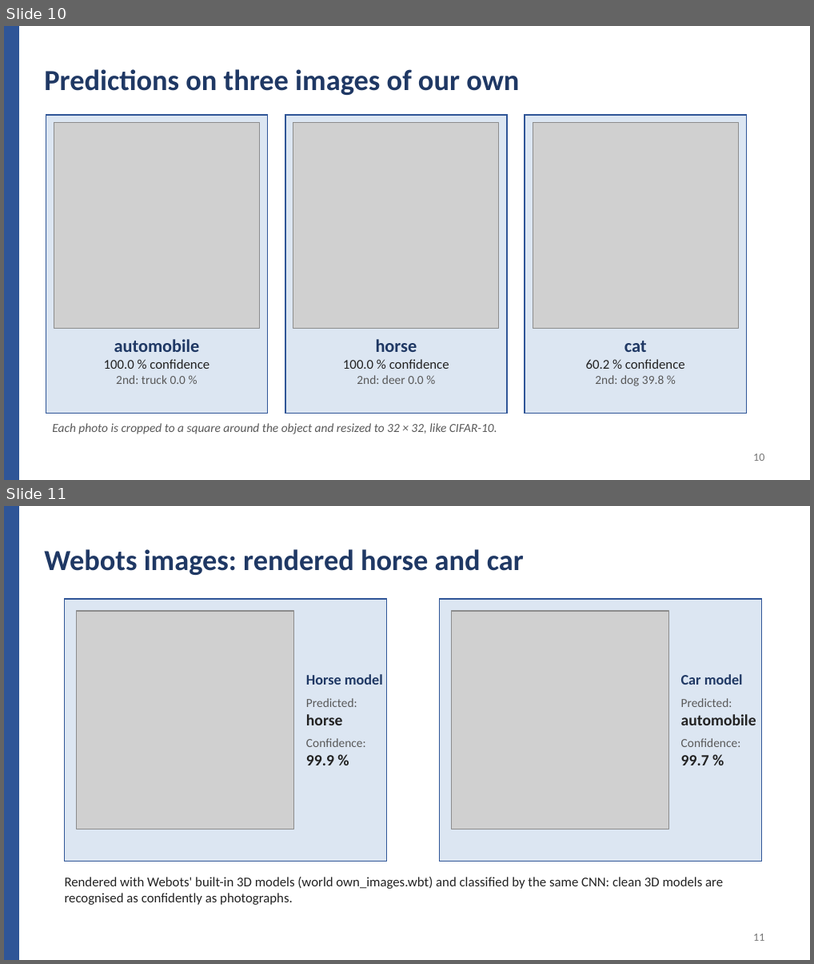
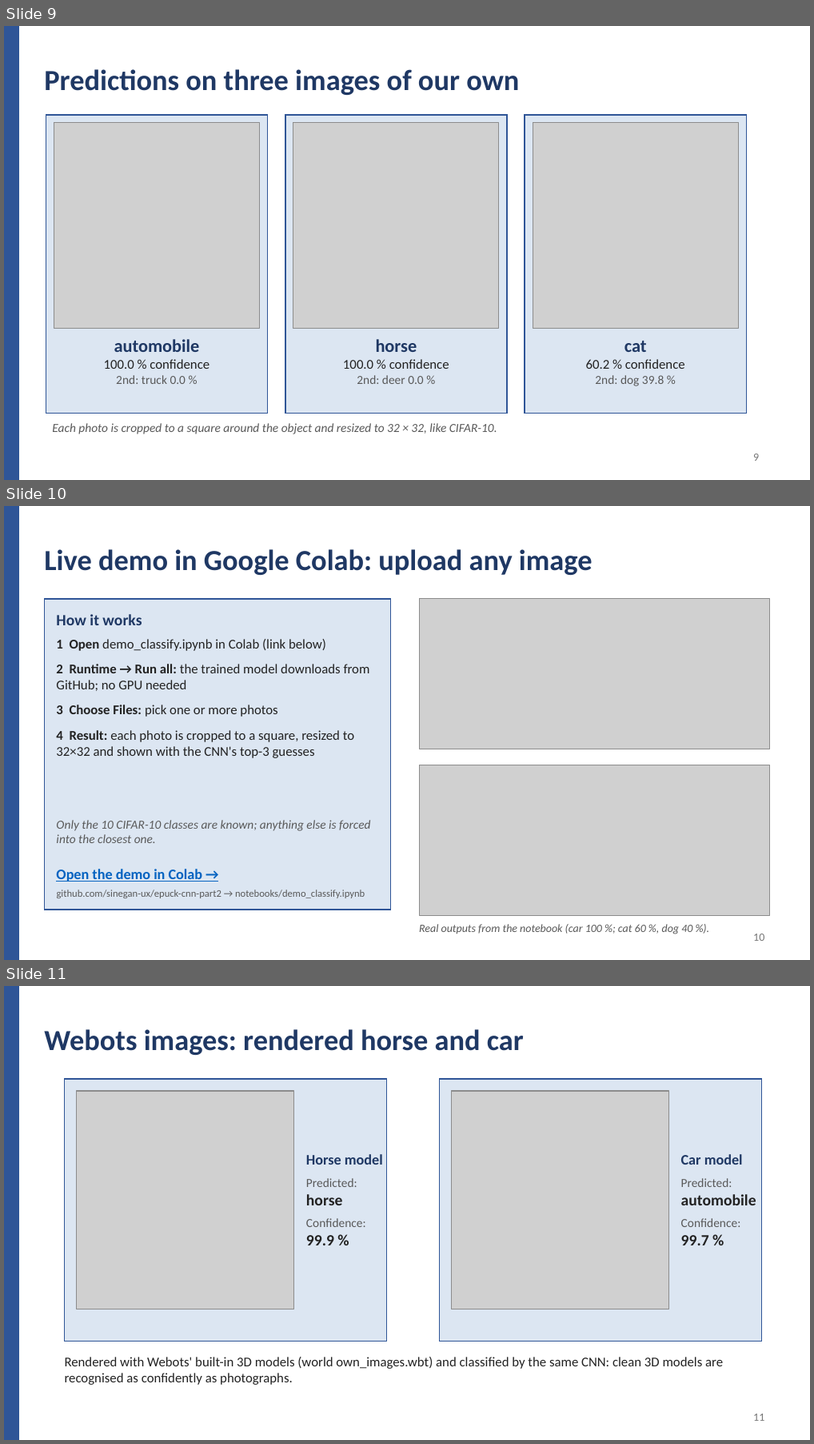
Before and after one commit to sinegan-ux/epuck-cnn-part2, a slide deck: presentation/Project_Part2_Presentation.pptx. Shown one above the other, each under a label of ours: slides 10 and 11 before the commit, slides 9, 10 and 11 after it. The pictures are 814x964 and 814x1444 pixels, drawn with LibreOffice and Linux fonts; fonts in the diff are those of the drawing; grey boxes stand for pictures. Boxes give left, top, right and bottom in pixels: in the first picture for what was removed or moved away, otherwise in the second. Text is boxed around its words. In the diff, an @@ line names an element or a change of style, - is before the commit and + after.

```diff
--- a/presentation/Project_Part2_Presentation.pptx
+++ b/presentation/Project_Part2_Presentation.pptx
@@ slide 10 added at <box>4,506,810,960</box>, background #FFFFFF @@
@@ rectangle added at <box>4,506,18,959</box>, fill #2F5597, outline #2F5597 1 pt @@
@@ text added at <box>44,549,593,575</box>, 26 pt, text #1F3864, bold @@
+Live demo in Google Colab: upload any image
@@ rectangle added at <box>44,599,391,909</box>, fill #DCE6F2, outline #2F5597 1 pt @@
@@ picture added at <box>419,599,770,748</box> @@
@@ text added at <box>56,614,142,625</box>, 14 pt, text #1F3864, bold @@
+How it works
@@ text added at <box>56,639,370,758</box>, 12 pt, text #222222 @@
+1 Open demo_classify.ipynb in Colab (link below)
+2 Runtime → Run all: the trained model downloads from GitHub; no GPU needed
+3 Choose Files: pick one or more photos
+4 Result: each photo is cropped to a square, resized to 32×32 and shown with the CNN's top-3 guesses
@@ picture added at <box>419,765,770,916</box> @@
@@ text added at <box>56,820,370,843</box>, 11 pt, text #595959, italic @@
+Only the 10 CIFAR-10 classes are known; anything else is forced into the closest one.
@@ text added at <box>56,868,203,881</box>, 13 pt, text #0563C1, bold, underline @@
+Open the demo in Colab →
@@ text added at <box>57,889,365,898</box>, 9 pt, text #595959 @@
+github.com/sinegan-ux/epuck-cnn-part2 → notebooks/demo_classify.ipynb
@@ text added at <box>419,924,693,934</box>, 10 pt, text #595959, italic @@
+Real outputs from the notebook (car 100 %; cat 60 %, dog 40 %).
@@ page number added at <box>754,933,765,940</box>, 10 pt, text #777777 @@
+10
@@ what was slide 10 is now slide 9 @@
@@ page number at <box>754,453,759,460</box>: text changed @@
-10
+9
```
Also in this commit, not shown: 3 slides changed, 1 slide removed.
